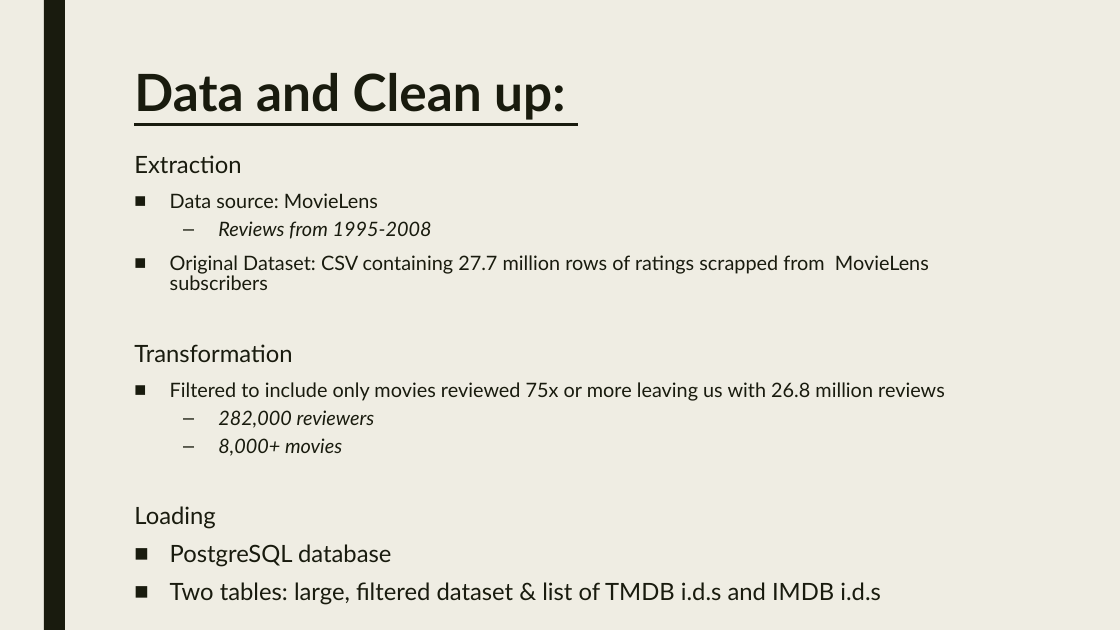
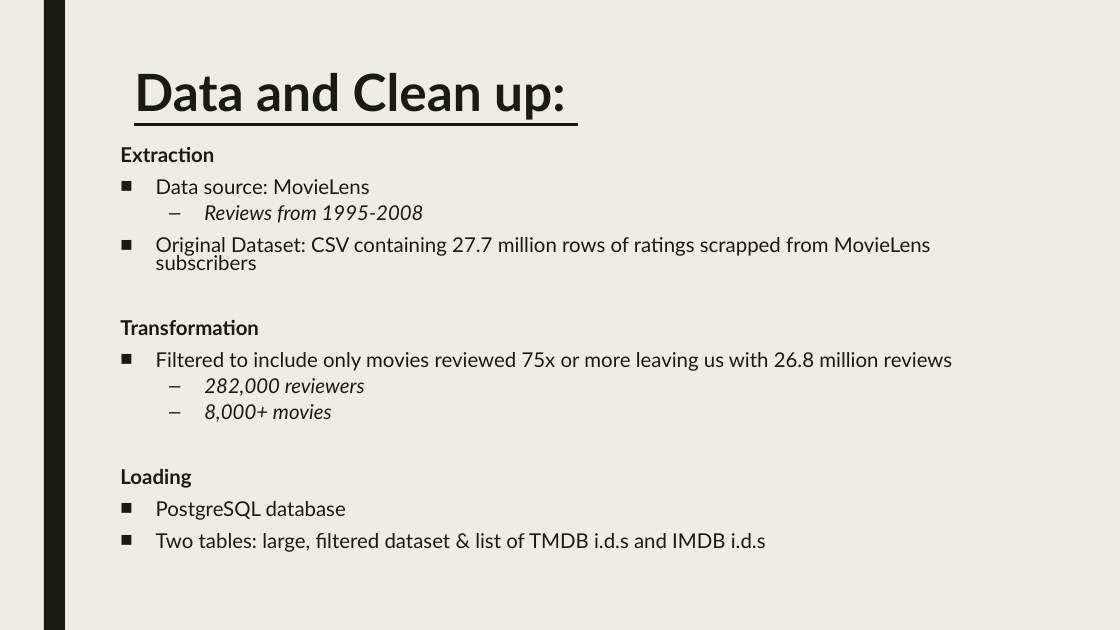
Before and after one commit to theodoremoreland/MovieIon, a slide deck: slide 4 of Movie matchmaker.pptx. Drawn at 1120x630 pixels with LibreOffice and Linux fonts; fonts in the diff are those of the drawing. Boxes give left, top, right and bottom in pixels: in the first picture for what was removed or moved away, otherwise in the second. Text is boxed around its words. In the diff, an @@ line names an element or a change of style, - is before the commit and + after.

```diff
--- a/Movie matchmaker.pptx
+++ b/Movie matchmaker.pptx
@@ text "Extraction": place and size @@
-text "Extraction" at [134, 155, 945, 605]
+text "Extraction" at [120, 147, 953, 552]
@@ text "Extraction" at [120, 147, 953, 552]: size 20.4 to 17.5 pt in "Extraction", "Transformation", "Loading", "PostgreSQL database" and 1 more places; bold on in "Extraction", "Transformation", "Loading"; size 17 to 17.5 pt in "Data source: MovieLens", "Reviews from 1995-2008", "Original Dataset: CSV containing 27.7 million rows ...", "Filtered to include only movies reviewed 75x ..." and 2 more places; line spacing 0.84 to 0.74 @@
```
Also in this commit, not shown: 2 other slides changed, 3 slides added, 1 slide removed.
